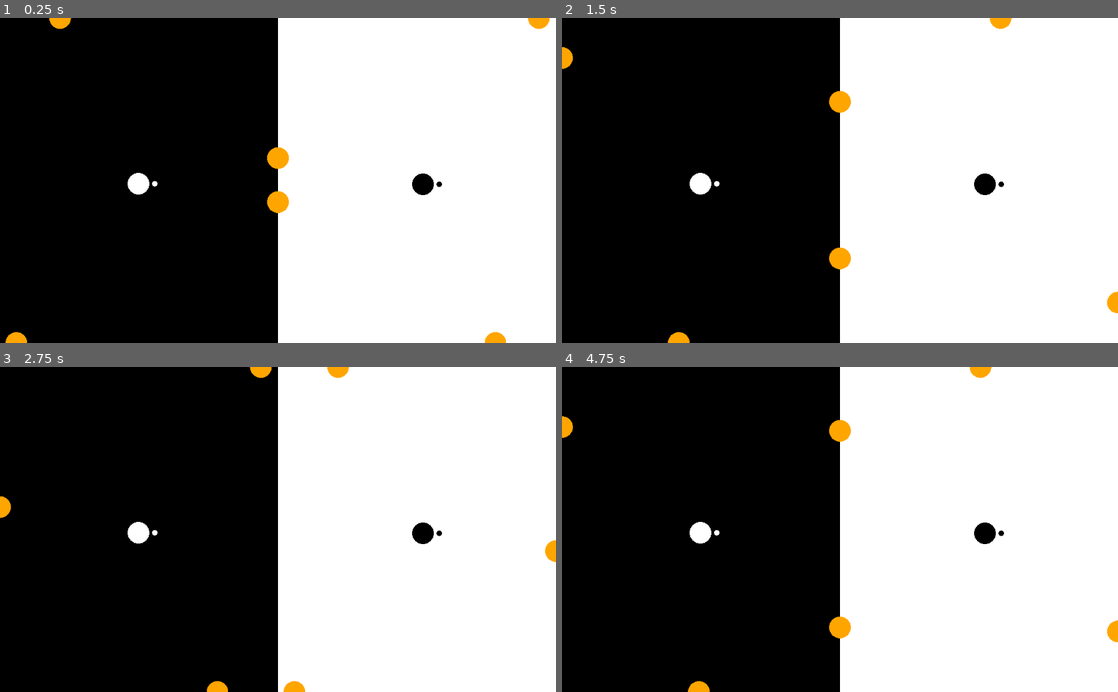
Above: before the commit, frames 1-4 (two rows, left to right).
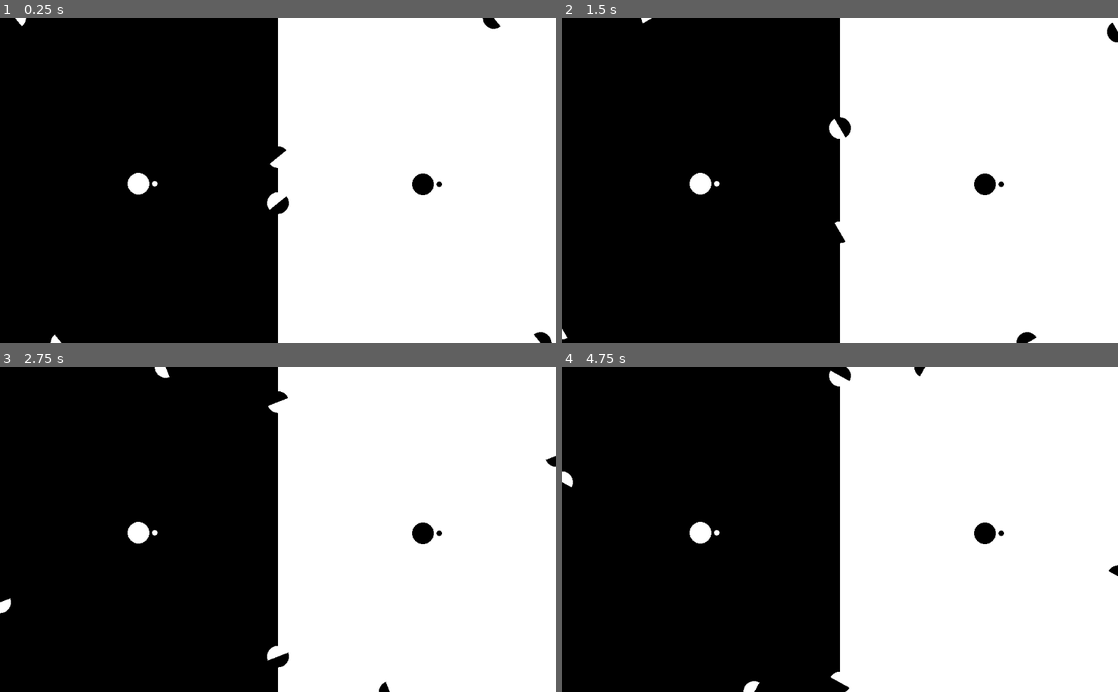
Above: after the commit, the same moments.

Repository: doctor-g/GGJ22
Game: Godot game, scene res://World/World.tscn
The game is run twice, just before and just after one commit, with the same random seed, the same clock (stepped at 60 frames per second) and the same inputs.
Inputs:
- Up to frame 1 (0.25 s): no input
- Up to frame 2 (1.5 s): no input
- Up to frame 3 (2.75 s): no input
- Up to frame 4 (4.75 s): no input

The runs differ from the first frame. In frame 1, 1.1% of the frame differs, in the area x 1-100%, y 0-100%; in frame 2, 1.3%, in the area x 0-100%, y 0-100%; in frame 3, 1.1%; in frame 4, 1.3%.

Commit message:
Make things look nice
By updating draw methods

Diff:
--- a/project/Enemy/Enemy.gd
+++ b/project/Enemy/Enemy.gd
@@ -1,16 +1,15 @@
 extends KinematicBody2D
-# signals
+export var speed := 100.0
 
-# enums
-
-# constants
-
-# exported variables
-export var speed := 100.0
+const RING_THICKNESS := 4.0
 
 var target: KinematicBody2D setget _set_target
 
 var _direction := Vector2.RIGHT
+var _ring_color: Color
+var _background_color: Color
+
+onready var _radius: float = $CollisionShape2D.shape.radius
 
 func _physics_process(delta: float)->void:
 	if not Globals.playing:
@@ -28,7 +27,8 @@
 
 
 func _draw()->void:
-	draw_circle(Vector2.ZERO, $CollisionShape2D.shape.radius, Color.red)
+	draw_circle(Vector2.ZERO, _radius, _ring_color)
+	draw_circle(Vector2.ZERO, _radius-RING_THICKNESS, _background_color)
 
 
 func damage()->void:
@@ -40,3 +40,6 @@
 	var target_id: int = target.player_index
 
 	collision_mask = 1 if target_id == 0 else 2
+
+	_ring_color = Color.white if target_id == 0 else Color.black
+	_background_color = Color.black if target_id == 0 else Color.white
--- a/project/Player/Projectile.gd
+++ b/project/Player/Projectile.gd
@@ -5,6 +5,8 @@
 
 var direction := Vector2.ZERO
 var player_index := -1 setget _set_player_index
+
+var _color: Color
 
 
 func _ready():
@@ -20,8 +22,9 @@
 
 
 func _draw():
-	draw_circle(Vector2.ZERO, $CollisionShape2D.shape.radius, Color.cyan)
+	draw_circle(Vector2.ZERO, $CollisionShape2D.shape.radius, _color)
 
 
 func _set_player_index(index:int)->void:
 	player_index = index
+	_color = Color.white if index == 0 else Color.black
--- a/project/Spark/Spark.gd
+++ b/project/Spark/Spark.gd
@@ -2,15 +2,35 @@
 
 signal hit(player_index)
 
-const UNIT_PER_SECOND := 0.2
+const UNIT_PER_SECOND := 0.05
+const VERTICES := 16
+const ROTATION_SPEED := 0.4
+
+onready var _radius: float = $Area2D/CollisionShape2D.shape.radius
+
+var _rotation_factor := 0.0
+var _half_circle_a: PoolVector2Array
+var _half_circle_b: PoolVector2Array
 
 
 func _draw():
-	draw_circle(Vector2.ZERO, $Area2D/CollisionShape2D.shape.radius, Color.orange)
+	draw_colored_polygon(_half_circle_a, Color.black)
+	draw_colored_polygon(_half_circle_b, Color.white)
+	#draw_circle(Vector2.ZERO, $Area2D/CollisionShape2D.shape.radius, Color.orange)
 
 
 func _process(delta):
 	unit_offset += UNIT_PER_SECOND * delta
+	_half_circle_a = []
+	_half_circle_b = []
+	for i in VERTICES+1:
+		_half_circle_a.append(Vector2(0,_radius).rotated(float(i)/VERTICES/2*TAU+_rotation_factor))
+
+	for i in VERTICES+1:
+		_half_circle_b.append(Vector2(0,_radius).rotated(float(i)/VERTICES/2*TAU+_rotation_factor+PI))
+
+	_rotation_factor += ROTATION_SPEED
+	update()
 
 
 func _on_Area2D_body_entered(body):
